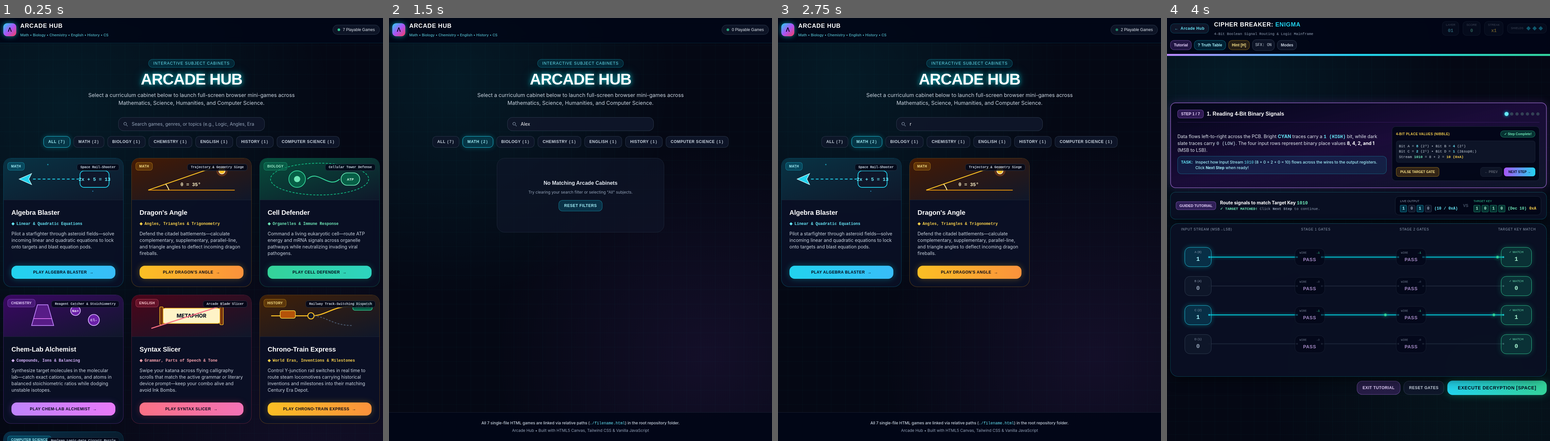
Above: before the commit, frames 1-4 (left to right).
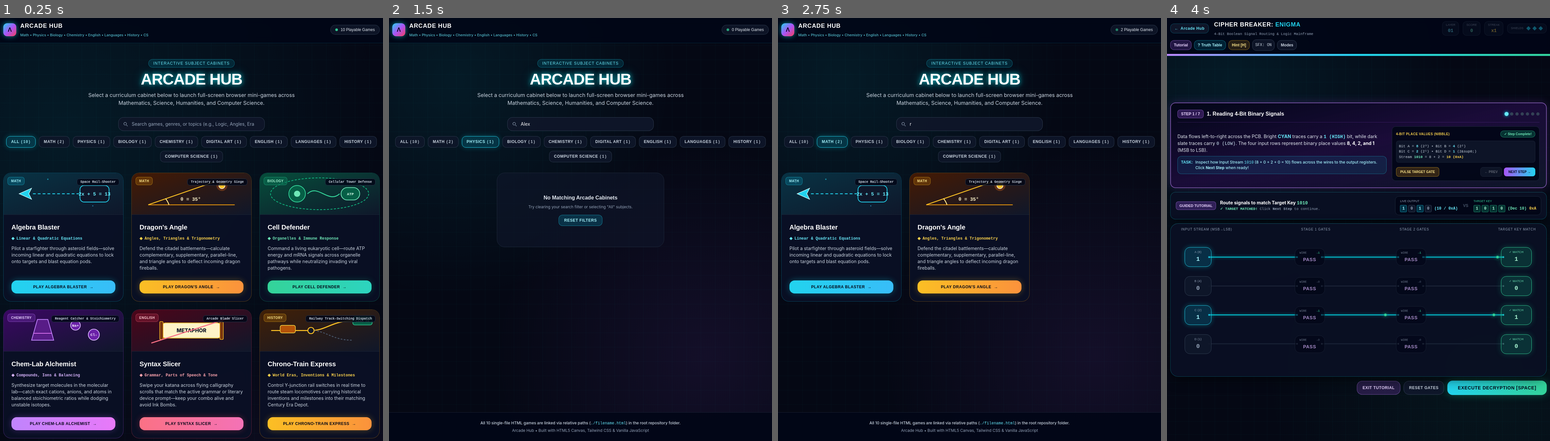
Above: after the commit, the same moments.

Repository: Roshenraajp/Arcade
Game: browser game, page index.html
Two runs of this game, one before a commit and one after it. Both use one fixed random seed, a clock stepped at 60 frames per second and the inputs below.
Inputs (mouse positions are in pixels of both pictures, inside the frame that each line leads up to):
- Up to frame 1 (0.25 s): no input
- Up to frame 2 (1.5 s): click (580, 123) at 0.27 s; type "Alex" at 0.27 s; click "MATH (2)" (after the commit: "PHYSICS (1)") at 1.27 s
- Up to frame 3 (2.75 s): click (969, 123) at 1.87 s; type "r" at 1.87 s; tap Enter at 1.9 s; click "MATH (2)" at 2.47 s
- Up to frame 4 (4 s): click "COMPUTER SCIENCE (1)" at 3.07 s; click "PLAY CIPHER BREAKER: ENIGMA →" at 3.27 s; click "Tutorial" at 3.67 s

The runs differ from the first frame. In frame 1, 29% of the frame differs, in the area x 0-100%, y 1-100%; in frame 2, 1.9%; in frame 3, 9.7%; in frame 4, nothing differs.

Commit message:
Update index.html

Diff:
--- a/index.html
+++ b/index.html
@@ -71,14 +71,14 @@
             ARCADE HUB
           </span>
           <span class="text-[11px] text-cyan-300/80 font-medium">
-            Math &bull; Biology &bull; Chemistry &bull; English &bull; History &bull; CS
+            Math &bull; Physics &bull; Biology &bull; Chemistry &bull; English &bull; Languages &bull; History &bull; CS
           </span>
         </div>
       </a>
 
       <div class="flex items-center gap-2 text-xs font-orbitron text-slate-200 bg-slate-900/90 border border-slate-700/80 px-3.5 py-1.5 rounded-full">
         <span class="w-2 h-2 rounded-full bg-emerald-400 animate-pulse"></span>
-        <span id="gameCountBadge">7 Playable Games</span>
+        <span id="gameCountBadge">10 Playable Games</span>
       </div>
     </div>
   </header>
@@ -142,7 +142,7 @@
   <!-- FOOTER -->
   <footer class="border-t border-slate-800/80 bg-slate-950/90 py-6 px-4 text-center text-xs text-slate-400 space-y-1.5">
     <p class="text-slate-300 font-medium">
-      All 7 single-file HTML games are linked via relative paths (<code class="text-cyan-300">./filename.html</code>) in the root repository folder.
+      All 10 single-file HTML games are linked via relative paths (<code class="text-cyan-300">./filename.html</code>) in the root repository folder.
     </p>
     <p>Arcade Hub &bull; Built with HTML5 Canvas, Tailwind CSS &amp; Vanilla JavaScript</p>
   </footer>
@@ -337,6 +337,84 @@
             <text x="322" y="64" text-anchor="start" fill="#34d399" font-family="JetBrains Mono, monospace" font-weight="800" font-size="12">1</text>
           </svg>
         `
+      },
+      {
+        title: "Vector Volley",
+        file: "./vector_volley.html",
+        subject: "Physics",
+        genre: "Projectile Kinematics & Ballistics Lab",
+        badge: "Vectors, Gravity & Crosswind Motion",
+        accent: "cyan",
+        description: "Calibrate launch angle and velocity on an electromagnetic railgun—decompose vectors, thread Apex Rings, and hit sensors across Earth, Moon, Mars, and Jupiter.",
+        bannerSvg: `
+          <svg viewBox="0 0 360 120" class="w-full h-full" preserveAspectRatio="xMidYMid slice" aria-hidden="true">
+            <defs>
+              <linearGradient id="g-vec" x1="0" y1="0" x2="1" y2="1">
+                <stop offset="0%" stop-color="#060b14"/>
+                <stop offset="100%" stop-color="#0f172a"/>
+              </linearGradient>
+            </defs>
+            <rect width="360" height="120" fill="url(#g-vec)"/>
+            <line x1="28" y1="96" x2="332" y2="96" stroke="#38bdf8" stroke-width="2"/>
+            <path d="M 52 96 Q 178 10 304 96" fill="none" stroke="#f59e0b" stroke-width="2.5" stroke-dasharray="5 5"/>
+            <circle cx="178" cy="53" r="13" fill="none" stroke="#c084fc" stroke-width="2" stroke-dasharray="4 3"/>
+            <circle cx="52" cy="96" r="9" fill="#0f172a" stroke="#38bdf8" stroke-width="2"/>
+            <line x1="52" y1="96" x2="88" y2="62" stroke="#f59e0b" stroke-width="3"/>
+            <circle cx="304" cy="96" r="10" fill="#10b981" fill-opacity="0.3" stroke="#10b981" stroke-width="2"/>
+            <text x="178" y="28" text-anchor="middle" fill="#fde68a" font-family="JetBrains Mono, monospace" font-weight="800" font-size="11">v0 = 45 m/s | &theta; = 45&deg;</text>
+          </svg>
+        `
+      },
+      {
+        title: "Lexicon Labyrinth",
+        file: "./lexicon_labyrinth.html",
+        subject: "Languages",
+        genre: "Etymology Dungeon & Morpheme Forge",
+        badge: "Greek & Latin Roots + Romance Cognates",
+        accent: "amber",
+        description: "Explore torch-lit archive chambers—collect Greek, Latin, and Romance morpheme runes, navigate shifting phase walls, and forge words to unseal gates.",
+        bannerSvg: `
+          <svg viewBox="0 0 360 120" class="w-full h-full" preserveAspectRatio="xMidYMid slice" aria-hidden="true">
+            <defs>
+              <linearGradient id="g-lex" x1="0" y1="0" x2="1" y2="1">
+                <stop offset="0%" stop-color="#1e1b4b"/>
+                <stop offset="100%" stop-color="#060913"/>
+              </linearGradient>
+            </defs>
+            <rect width="360" height="120" fill="url(#g-lex)"/>
+            <rect x="44" y="36" width="84" height="48" rx="10" fill="#0f172a" stroke="#38bdf8" stroke-width="2"/>
+            <text x="86" y="65" text-anchor="middle" fill="#7dd3fc" font-family="JetBrains Mono, monospace" font-weight="800" font-size="14">TELE-</text>
+            <text x="148" y="65" text-anchor="middle" fill="#f59e0b" font-family="JetBrains Mono, monospace" font-weight="800" font-size="18">+</text>
+            <rect x="168" y="36" width="84" height="48" rx="10" fill="#0f172a" stroke="#38bdf8" stroke-width="2"/>
+            <text x="210" y="65" text-anchor="middle" fill="#7dd3fc" font-family="JetBrains Mono, monospace" font-weight="800" font-size="14">SCOPE</text>
+            <polygon points="282,42 324,60 282,78" fill="#34d399" fill-opacity="0.25" stroke="#34d399" stroke-width="2"/>
+          </svg>
+        `
+      },
+      {
+        title: "Pixel Foundry: Shader Lab",
+        file: "./pixel_foundry.html",
+        subject: "Digital Art",
+        genre: "Optical Ray-Tracing & Color Puzzle",
+        badge: "RGB Additive, CMY Subtractive & Harmony",
+        accent: "purple",
+        description: "Route and blend spectral laser beams across an 8x6 optical workbench—rotate mirrors, dichroic splitters, and CMY gels to calibrate target sensors.",
+        bannerSvg: `
+          <svg viewBox="0 0 360 120" class="w-full h-full" preserveAspectRatio="xMidYMid slice" aria-hidden="true">
+            <defs>
+              <linearGradient id="g-pix" x1="0" y1="0" x2="1" y2="1">
+                <stop offset="0%" stop-color="#1e1b4b"/>
+                <stop offset="100%" stop-color="#060913"/>
+              </linearGradient>
+            </defs>
+            <rect width="360" height="120" fill="url(#g-pix)"/>
+            <line x1="48" y1="36" x2="175" y2="60" stroke="#ff3b5c" stroke-width="3.5"/>
+            <line x1="48" y1="84" x2="175" y2="60" stroke="#22e58b" stroke-width="3.5"/>
+            <line x1="175" y1="60" x2="305" y2="60" stroke="#facc15" stroke-width="4.5"/>
+            <circle cx="175" cy="60" r="14" fill="#0f172a" stroke="#34d399" stroke-width="2.5"/>
+            <circle cx="305" cy="60" r="15" fill="#facc15" fill-opacity="0.28" stroke="#facc15" stroke-width="2.5"/>
+          </svg>
+        `
       }
     ];
 
@@ -376,9 +454,12 @@
     const SUBJECT_LIST = [
       "All",
       "Math",
+      "Physics",
       "Biology",
       "Chemistry",
+      "Digital Art",
       "English",
+      "Languages",
       "History",
       "Computer Science"
     ];
